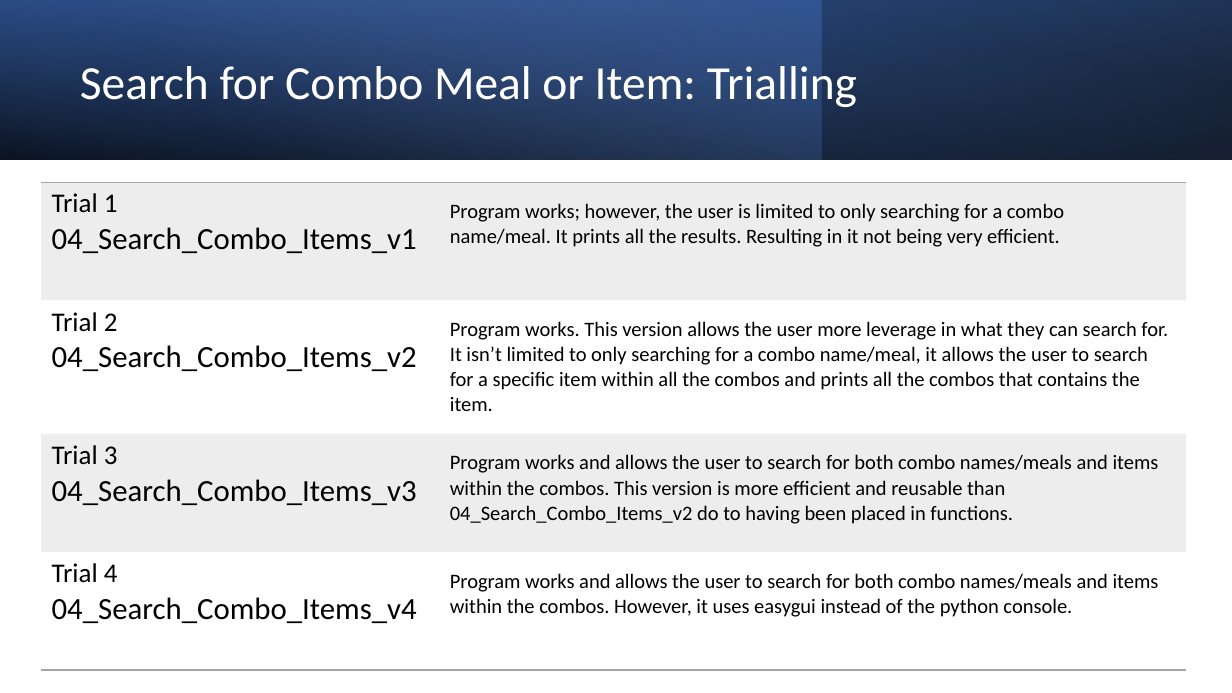
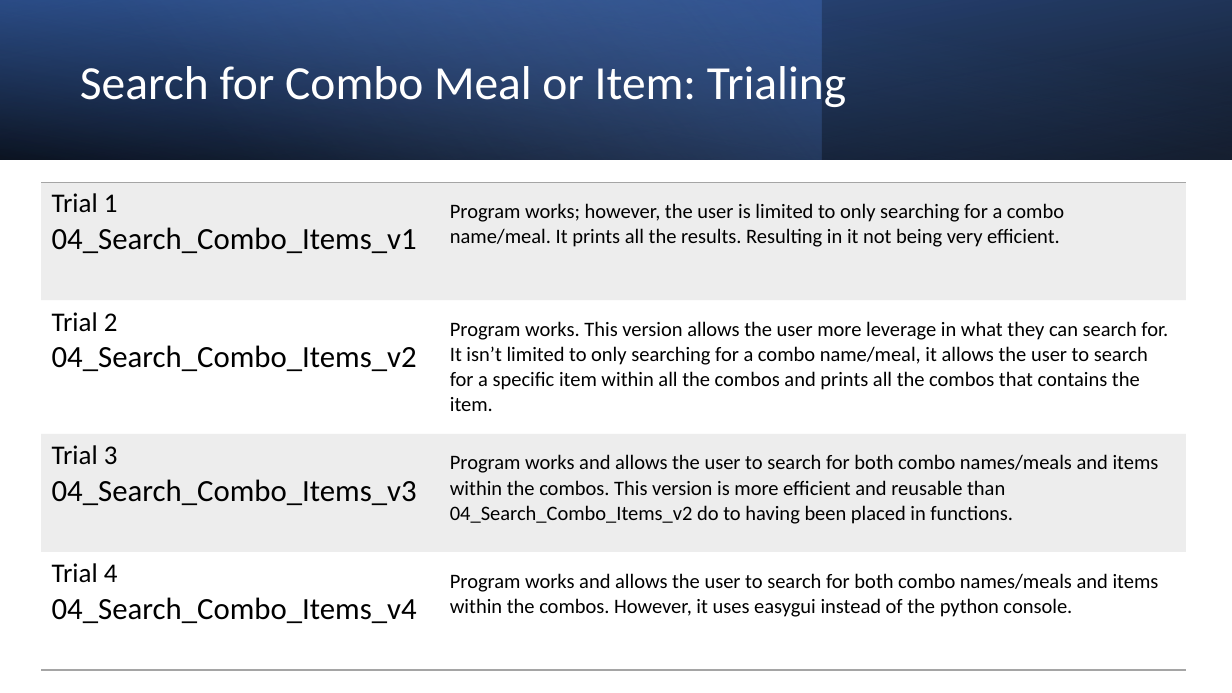
Before and after one commit to PIETERSEelmeEP/Assessment, a slide deck: slide 18 of 2.7 and 2.8 Documentation Template 1.pptx. Drawn at 1232x693 pixels with LibreOffice and Linux fonts; fonts in the diff are those of the drawing. Boxes give left, top, right and bottom in pixels: in the first picture for what was removed or moved away, otherwise in the second. Text is boxed around its words. In the diff, an @@ line names an element or a change of style, - is before the commit and + after.

```diff
--- a/2.7 and 2.8 Documentation Template 1.pptx
+++ b/2.7 and 2.8 Documentation Template 1.pptx
@@ title at box(80, 66, 846, 111): text changed @@
-Search for Combo Meal or Item: Trialling
+Search for Combo Meal or Item: Trialing
```
Also in this commit, not shown: 7 other slides changed, 3 slides added, 7 slides removed.
